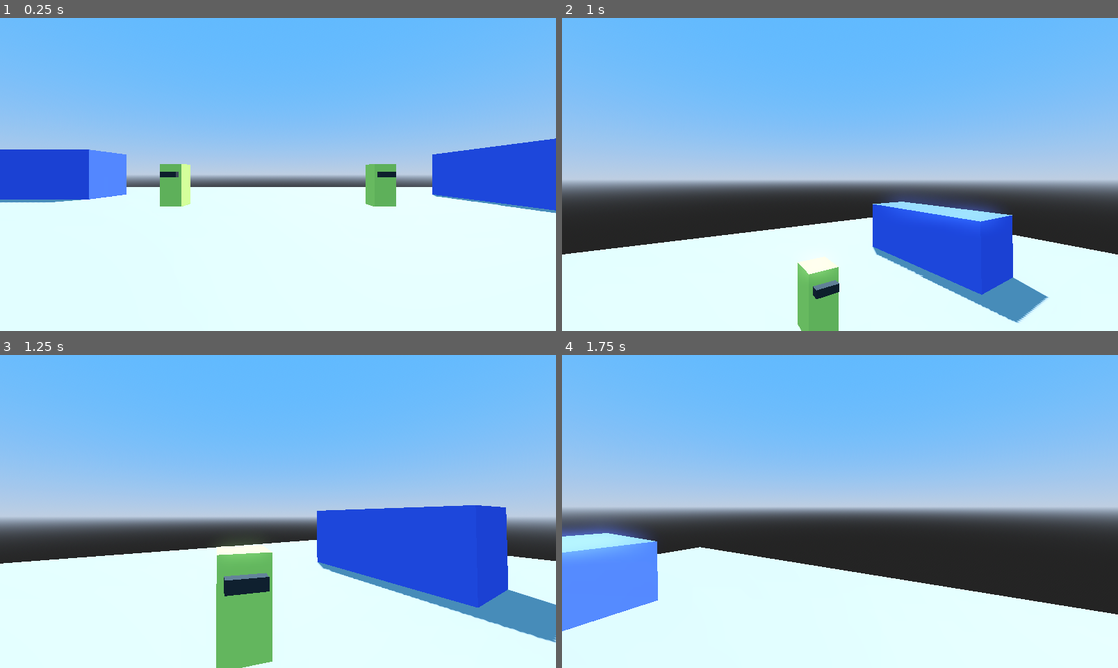
Above: before the commit, frames 1-4 (two rows, left to right).
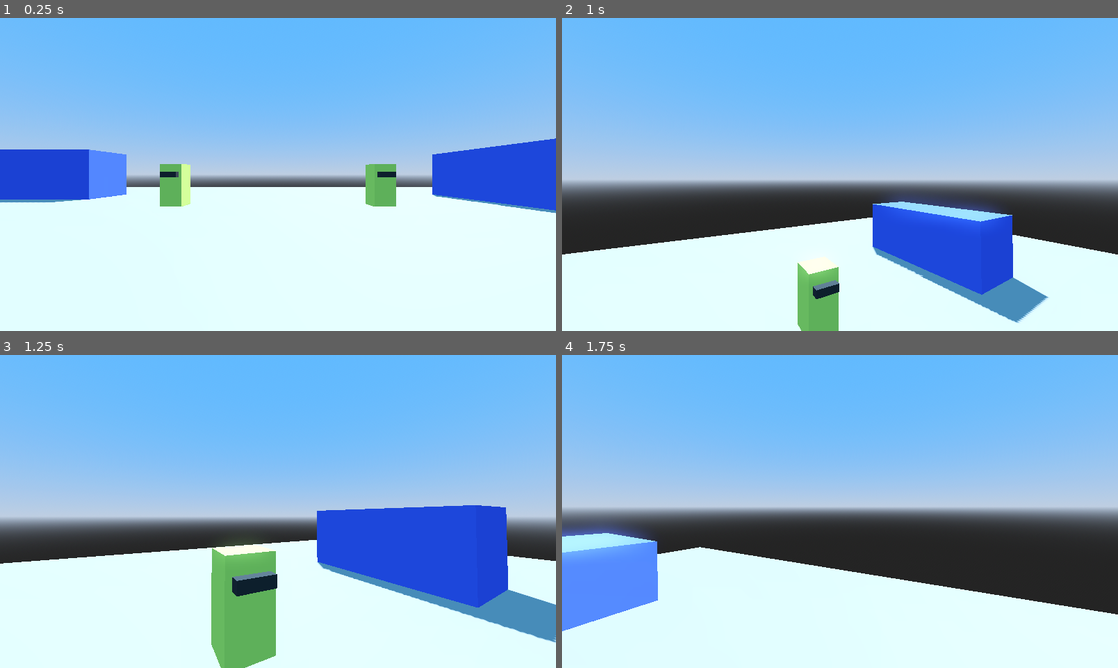
Above: after the commit, the same moments.

Repository: Skyvastern/the-aspiring-deva
Game: Godot game, scene res://main/main.tscn
The game is run twice, just before and just after one commit, with the same random seed, the same clock (stepped at 60 frames per second) and the same inputs.
Inputs (mouse positions are in pixels of both pictures, inside the frame that each line leads up to):
- Up to frame 1 (0.25 s): no input
- Up to frame 2 (1 s): tap Enter at 0.5 s; move the mouse to (867, 174) at 0.52 s; hold W (forward) from 0.53 s (still down); tap E (interact) at 0.6 s; tap Space (jump) at 0.77 s
- Up to frame 3 (1.25 s): keep holding W (forward)
- Up to frame 4 (1.75 s): keep holding W (forward); move the mouse to (812, 511) at 1.27 s; tap X (close_interaction) at 1.35 s; tap Space (jump) at 1.52 s; tap E (interact) at 1.55 s

Frames 1-2 are identical in both runs. In frame 3, 0.8% of the frame differs, in the area x 38-50%, y 61-100%; in frame 4, nothing differs.

Commit message:
Enable interaction when player is inside a given range with npc

Diff:
--- a/frontend/main/npc/npc.gd
+++ b/frontend/main/npc/npc.gd
@@ -13,8 +13,9 @@
 ) var voice: String = "onyx"
 
 @export_group("References")
-@export var interact: NPC_Interact
+@export var interact_scene: PackedScene
 @export var observation_area: Area3D
+var interact: NPC_Interact
 
 var target: Node3D = null
 @onready var target_y_rotation: float = global_rotation.y
@@ -24,6 +25,7 @@
 func _ready() -> void:
 	observation_area.body_entered.connect(_on_observ_area_body_entered)
 	observation_area.body_exited.connect(_on_observ_area_body_exited)
+	Global.player.interactable.connect(_on_player_interactable)
 
 
 func _physics_process(_delta: float) -> void:
@@ -83,3 +85,13 @@
 func _on_observ_area_body_exited(body: Node3D) -> void:
 	if body is Player:
 		target = null
+
+
+func _on_player_interactable(interactable: bool) -> void:
+	if interactable:
+		interact = interact_scene.instantiate()
+		interact.npc = self
+		add_child(interact)
+	else:
+		if is_instance_valid(interact):
+			interact.queue_free()
--- a/frontend/main/npc/npc.tscn
+++ b/frontend/main/npc/npc.tscn
@@ -1,6 +1,7 @@
-[gd_scene load_steps=8 format=3 uid="uid://dl6ccnf5ec1qq"]
+[gd_scene load_steps=9 format=3 uid="uid://dl6ccnf5ec1qq"]
 
 [ext_resource type="Script" path="res://main/npc/npc.gd" id="1_hyvfc"]
+[ext_resource type="PackedScene" uid="uid://dcqh0x5sbp7oq" path="res://main/npc/npc_interact/npc_interact.tscn" id="2_sti3o"]
 
 [sub_resource type="BoxMesh" id="BoxMesh_kw8wg"]
 size = Vector3(1, 2, 1)
@@ -21,8 +22,11 @@
 size = Vector3(10, 3, 10)
 
 [node name="NPC" type="CharacterBody3D" node_paths=PackedStringArray("observation_area")]
+collision_layer = 4
+collision_mask = 3
 script = ExtResource("1_hyvfc")
 background_story = "You are a helpful assistant."
+interact_scene = ExtResource("2_sti3o")
 observation_area = NodePath("ObservationArea")
 
 [node name="Body" type="MeshInstance3D" parent="."]
--- a/frontend/main/player/player.gd
+++ b/frontend/main/player/player.gd
@@ -6,6 +6,15 @@
 @export var speed = 10.0
 @export var jump_velocity = 25
 @export var gravity: float = 100
+@export var npc_detection_range: float = 3
+
+const NPC_LAYER = 4
+var is_interaction_available: bool = false
+signal interactable
+
+
+func _enter_tree() -> void:
+	Global.player = self
 
 
 func _ready() -> void:
@@ -34,8 +43,11 @@
 
 	move_and_slide()
 
+	# Check for NPCs
+	_check_for_npcs()
 
-func _unhandled_input(event: InputEvent) -> void:
+
+func _input(event: InputEvent) -> void:
 	if event is InputEventMouseMotion:
 		rotate_y(-event.relative.x * mouse_senstivity)
 		camera_3d.rotate_x(-event.relative.y * mouse_senstivity)
@@ -44,3 +56,18 @@
 			-90,
 			90
 		)
+
+
+func _check_for_npcs() -> void:
+	var from: Vector3 = camera_3d.global_position
+	var to: Vector3 = from + (-camera_3d.global_transform.basis.z * npc_detection_range)
+	var result: Dictionary = Global.create_ray(self, from, to, NPC_LAYER)
+
+	if result.is_empty() == false:
+		if is_interaction_available == false:
+			is_interaction_available = true
+			interactable.emit(true)
+	else:
+		if is_interaction_available:
+			is_interaction_available = false
+			interactable.emit(false)
--- a/frontend/main/player/player.tscn
+++ b/frontend/main/player/player.tscn
@@ -18,6 +18,8 @@
 size = Vector3(1, 2, 1)
 
 [node name="Player" type="CharacterBody3D" node_paths=PackedStringArray("camera_3d")]
+collision_layer = 2
+collision_mask = 5
 script = ExtResource("1_2td4h")
 camera_3d = NodePath("CameraRoot/Camera3D")
 
--- a/frontend/main/singletons/global/global.gd
+++ b/frontend/main/singletons/global/global.gd
@@ -3,6 +3,7 @@
 const WAV_PATH: String = "user://audio.wav"
 
 var main: Main
+var player: Player
 var active_npc: NPC
 
 func save_file_to_disk(binary_data: PackedByteArray, output_path: String) -> void:
@@ -53,3 +54,10 @@
 	# Interpolate
 	var result_quat: Quaternion = start_quat.slerp(target_quat, slerp_amount)
 	return Basis(result_quat)
+
+
+func create_ray(node3d: Node3D, from: Vector3, to: Vector3, collision_mask: int, exclude = []) -> Dictionary:
+	var space_state: PhysicsDirectSpaceState3D = node3d.get_world_3d().direct_space_state
+	var query_params: PhysicsRayQueryParameters3D = PhysicsRayQueryParameters3D.create(from, to, collision_mask, exclude)
+	var result: Dictionary = space_state.intersect_ray(query_params)
+	return result
--- a/frontend/project.godot
+++ b/frontend/project.godot
@@ -74,6 +74,12 @@
 ]
 }
 
+[layer_names]
+
+3d_physics/layer_1="world"
+3d_physics/layer_2="player"
+3d_physics/layer_3="npc"
+
 [rendering]
 
 renderer/rendering_method="mobile"
